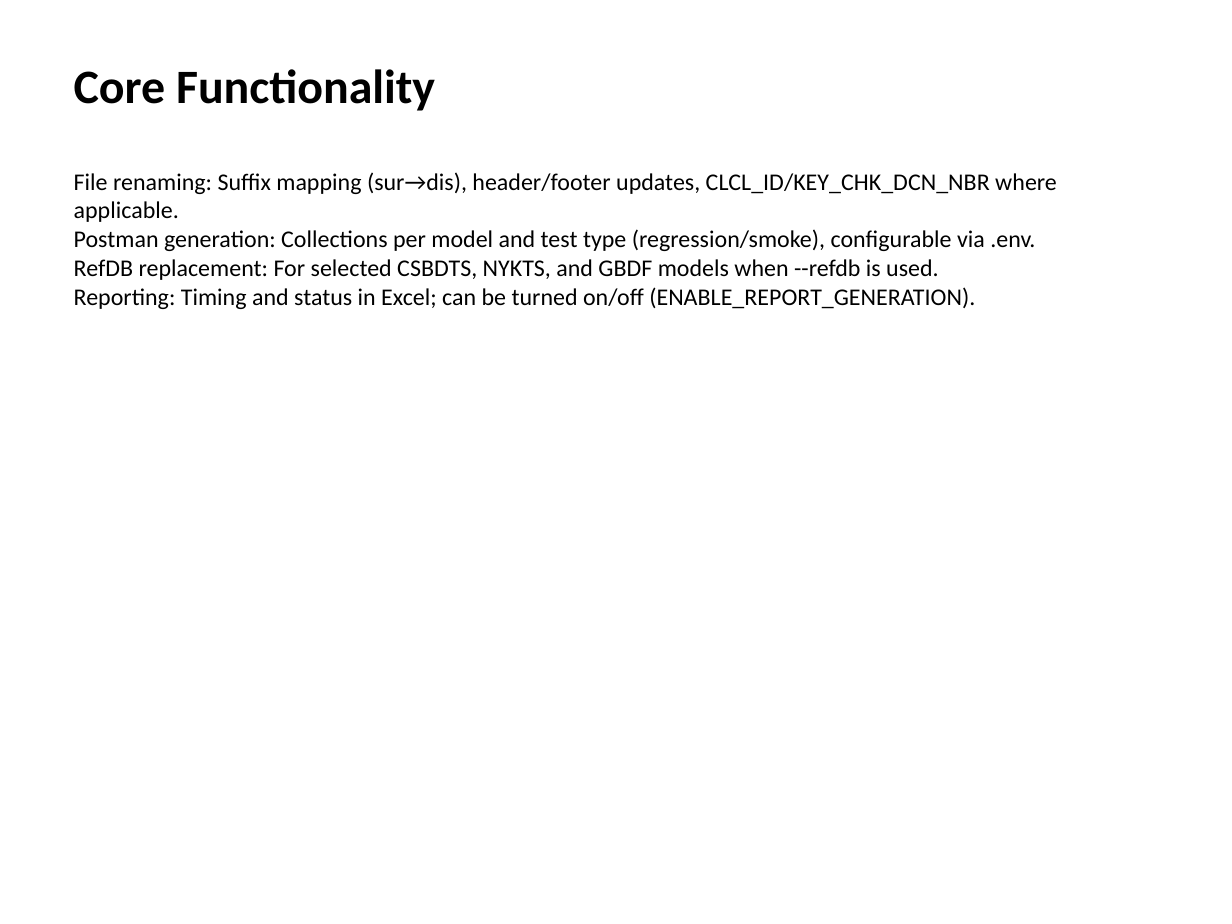
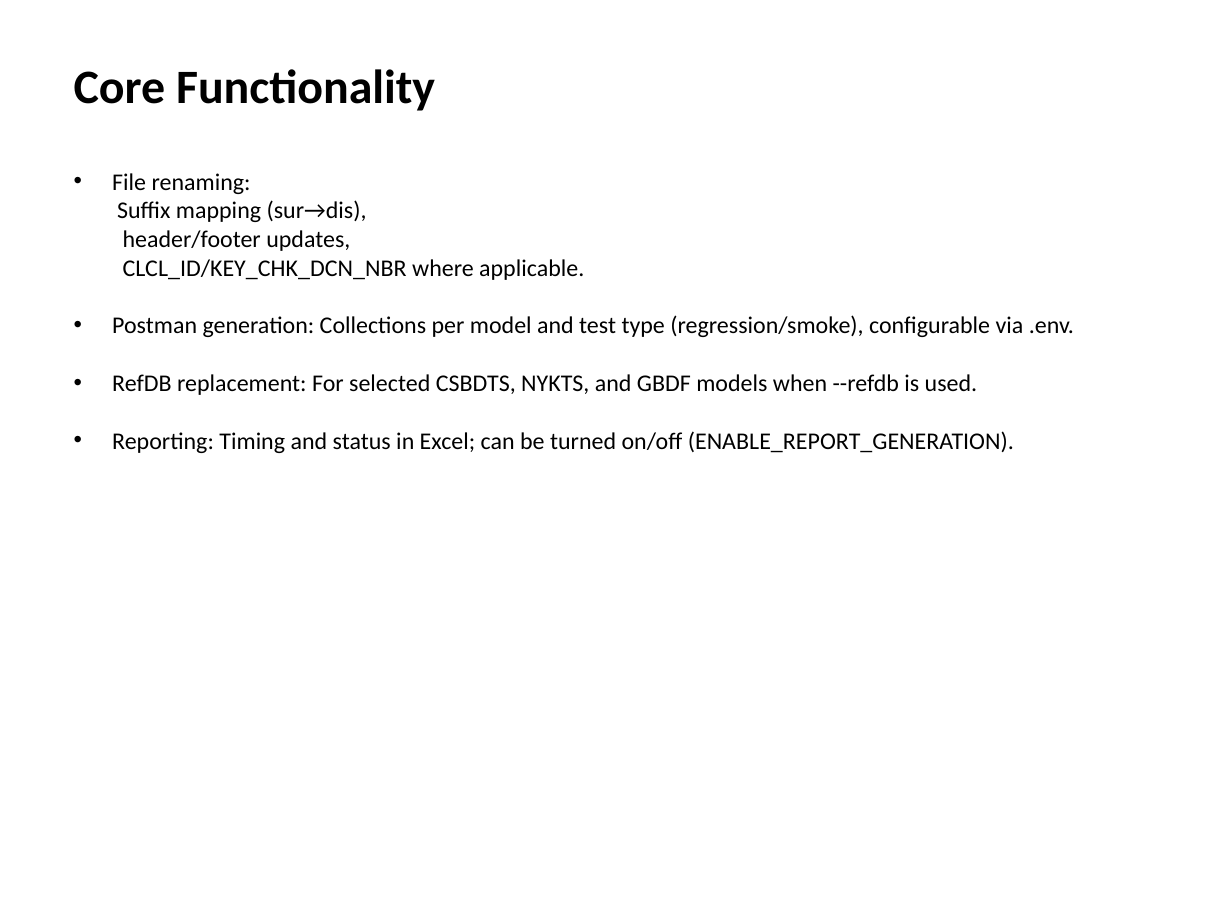
Before and after one commit to vishnupriyancode/renaming_files, a slide deck: slide 3 of Docs/Project_Overview_Management.pptx. Drawn at 1232x924 pixels with LibreOffice and Linux fonts; fonts in the diff are those of the drawing. Boxes give left, top, right and bottom in pixels: in the first picture for what was removed or moved away, otherwise in the second. Text is boxed around its words. In the diff, an @@ line names an element or a change of style, - is before the commit and + after.

```diff
--- a/Docs/Project_Overview_Management.pptx
+++ b/Docs/Project_Overview_Management.pptx
@@ text at bbox=[112, 173, 584, 280]: text changed @@
-File renaming: Suffix mapping (sur→dis), header/footer updates, CLCL_ID/KEY_CHK_DCN_NBR where applicable.
+• File renaming:
+Suffix mapping (sur→dis),
+header/footer updates,
+CLCL_ID/KEY_CHK_DCN_NBR where applicable.
@@ text at bbox=[112, 315, 1074, 453]: bullet none to • @@
```
Also in this commit, not shown: 3 other slides changed, 6 slides added, 15 other files.
